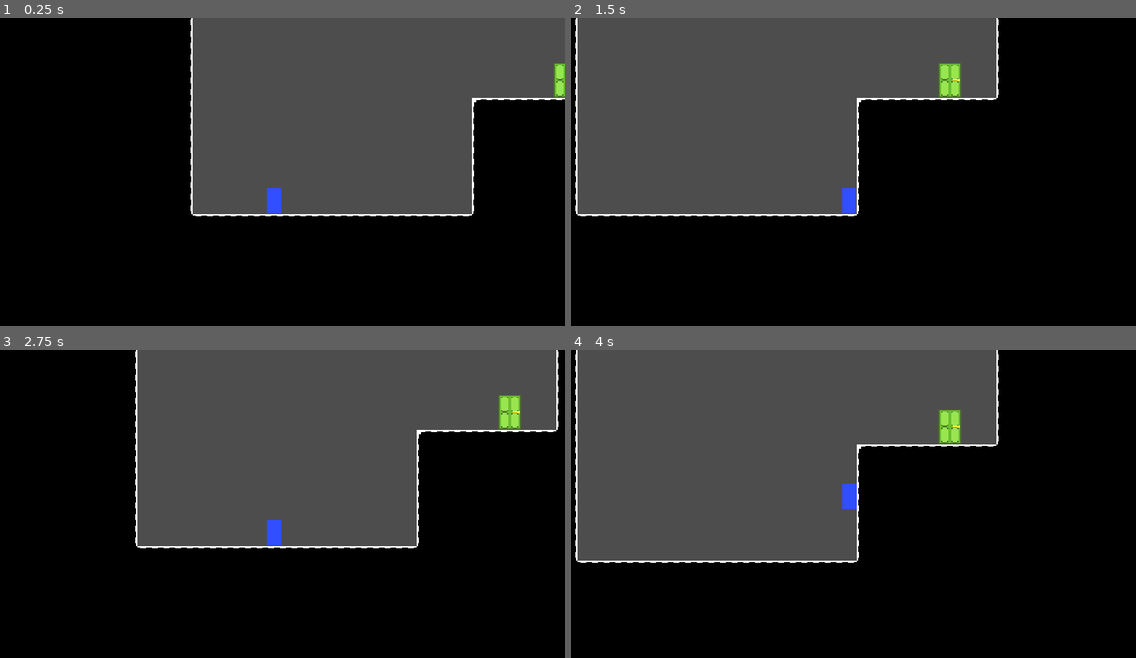
Above: before the commit, frames 1-4 (two rows, left to right).
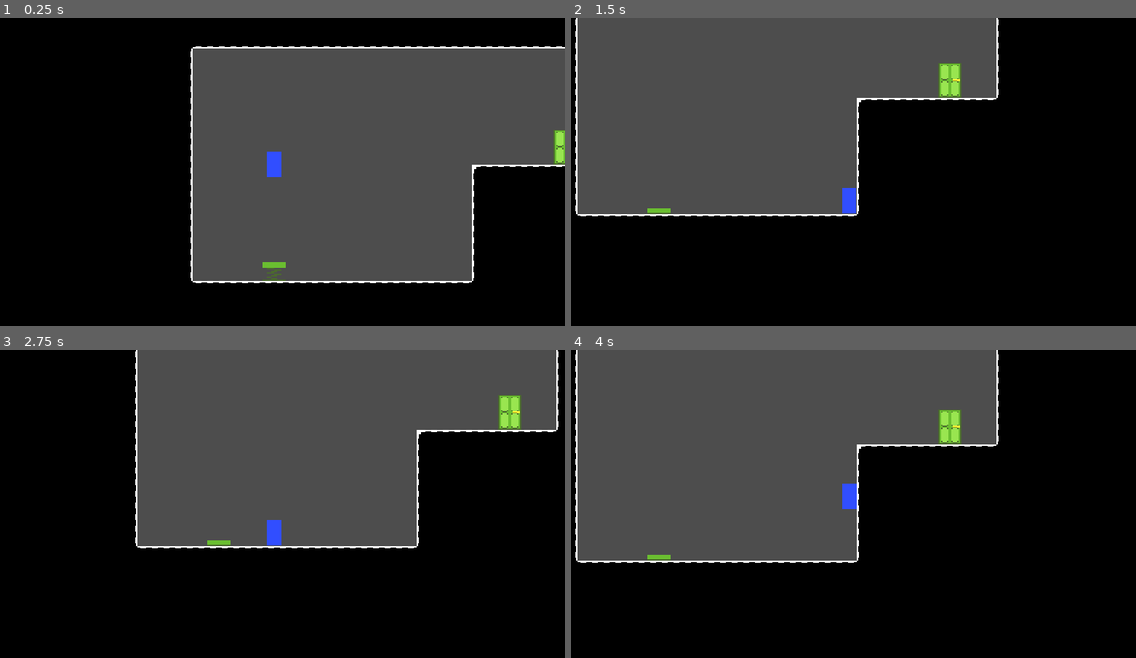
Above: after the commit, the same moments.

Repository: koli170/AGDD_LevelDesign
Game: Godot game, scene res://game.tscn
Same seed, same stepped clock (60 frames per second), same inputs: the game is played once before the commit and once after it.
Inputs:
- Up to frame 1 (0.25 s): no input
- Up to frame 2 (1.5 s): hold Right (move_right) from 0.53 s (still down); tap Up (jump) at 0.77 s
- Up to frame 3 (2.75 s): tap Up (jump) at 1.52 s; release Right (move_right) at 2.03 s; hold Left (move_left) from 2.03 s (still down)
- Up to frame 4 (4 s): release Left (move_left) at 2.78 s; hold Right (move_right) from 2.78 s (still down); tap Up (jump) at 3.02, 3.77 s

The runs differ from the first frame. In frame 1, 22% of the frame differs, in the area x 33-100%, y 0-87%; in frame 2, less than 0.1%; in frame 3, less than 0.1%; in frame 4, less than 0.1%.

Commit message:
spring added

Diff:
--- /dev/null
+++ b/platformer/level/Spring/Spring.tscn
@@ -0,0 +1,22 @@
+[gd_scene format=3 uid="uid://dp2mq078d3g7w"]
+
+[ext_resource type="Script" uid="uid://cooaauth07smy" path="res://level/Spring/spring.gd" id="1_d0qin"]
+[ext_resource type="Texture2D" uid="uid://cpi1wpsycnxm5" path="res://level/Spring/SpringFurled.png" id="2_cad8l"]
+
+[sub_resource type="RectangleShape2D" id="RectangleShape2D_d0qin"]
+size = Vector2(16, 4)
+
+[node name="Spring" type="Node2D" unique_id=1867940311]
+scale = Vector2(2, 2)
+script = ExtResource("1_d0qin")
+
+[node name="Sprite2D" type="Sprite2D" parent="." unique_id=1070850842]
+texture = ExtResource("2_cad8l")
+
+[node name="StaticBody2D" type="Area2D" parent="." unique_id=672006427]
+
+[node name="CollisionShape2D" type="CollisionShape2D" parent="StaticBody2D" unique_id=1335669952]
+position = Vector2(0, 6)
+shape = SubResource("RectangleShape2D_d0qin")
+
+[connection signal="body_entered" from="StaticBody2D" to="." method="_on_static_body_2d_body_entered"]
--- /dev/null
+++ b/platformer/level/Spring/spring.gd
@@ -0,0 +1,33 @@
+extends Node2D
+
+var is_furled : bool
+var unfurled_timer : float
+const UNFURLED_SEC: float = 1
+var furled_sprite : Resource = load("res://level/Spring/SpringFurled.png")
+var unfurled_sprite : Resource = load("res://level/Spring/SpringUnfurled.png")
+@onready var spring_sprite : Sprite2D = $Sprite2D
+
+# Called when the node enters the scene tree for the first time.
+func _ready() -> void:
+	is_furled = true;
+
+
+# Called every frame. 'delta' is the elapsed time since the previous frame.
+func _process(delta: float) -> void:
+	if not is_furled:
+		unfurled_timer += delta
+	if not is_furled and unfurled_timer >= UNFURLED_SEC:
+		is_furled = true
+		unfurled_timer = 0
+		spring_sprite.texture = furled_sprite
+
+
+
+
+
+func _on_static_body_2d_body_entered(body: Node2D) -> void:
+	print("bounce")
+	if body is Player:
+		body.velocity.y = -900
+		is_furled = false
+		spring_sprite.texture = unfurled_sprite
--- a/platformer/level/level.tscn
+++ b/platformer/level/level.tscn
@@ -2,6 +2,7 @@
 
 [ext_resource type="TileSet" uid="uid://cyudtpgd42yn4" path="res://level/tileset.tres" id="1"]
 [ext_resource type="Script" uid="uid://cjgr1kswq38mn" path="res://level/level.gd" id="1_5gx2l"]
+[ext_resource type="PackedScene" uid="uid://dp2mq078d3g7w" path="res://level/Spring/Spring.tscn" id="3_qohg2"]
 
 [node name="Level" type="Node2D" unique_id=1800714219 node_paths=PackedStringArray("top_left", "bottom_right")]
 process_mode = 1
@@ -20,3 +21,5 @@
 tile_map_data = PackedByteArray("AAD6/wEAAgABAAAAAAD7/wEAAgABAAAAAAAGAAEAAgABAAAAAAAHAAEAAgABAAAAAAAIAAEAAgABAAAAAAD8/w …(63376 unchanged characters)…
 tile_set = ExtResource("1")
 rendering_quadrant_size = 32
+
+[node name="Spring" parent="." unique_id=1867940311 instance=ExtResource("3_qohg2")]
Binary file added: platformer/level/Spring/SpringFurled.png
Not shown, added: platformer/level/Spring/SpringFurled.png.import
Binary file added: platformer/level/Spring/SpringUnfurled.png
Not shown, added: platformer/level/Spring/SpringUnfurled.png.import
Not shown, added: platformer/level/Spring/spring.gd.uid
